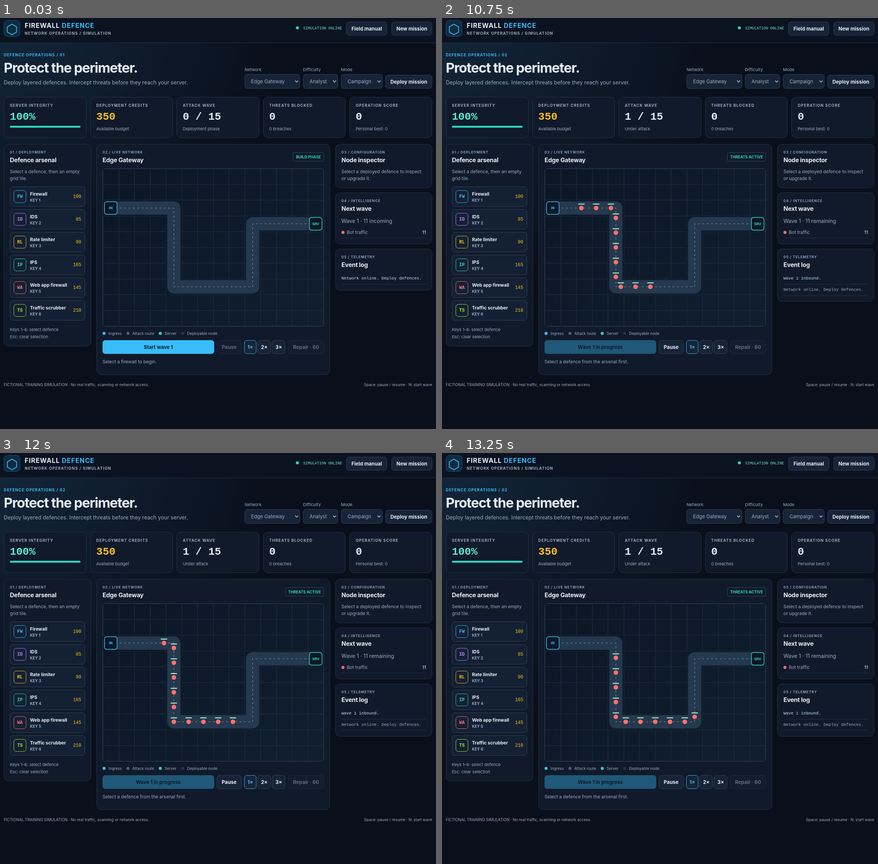
Above: before the commit, frames 1-4 (two rows, left to right).
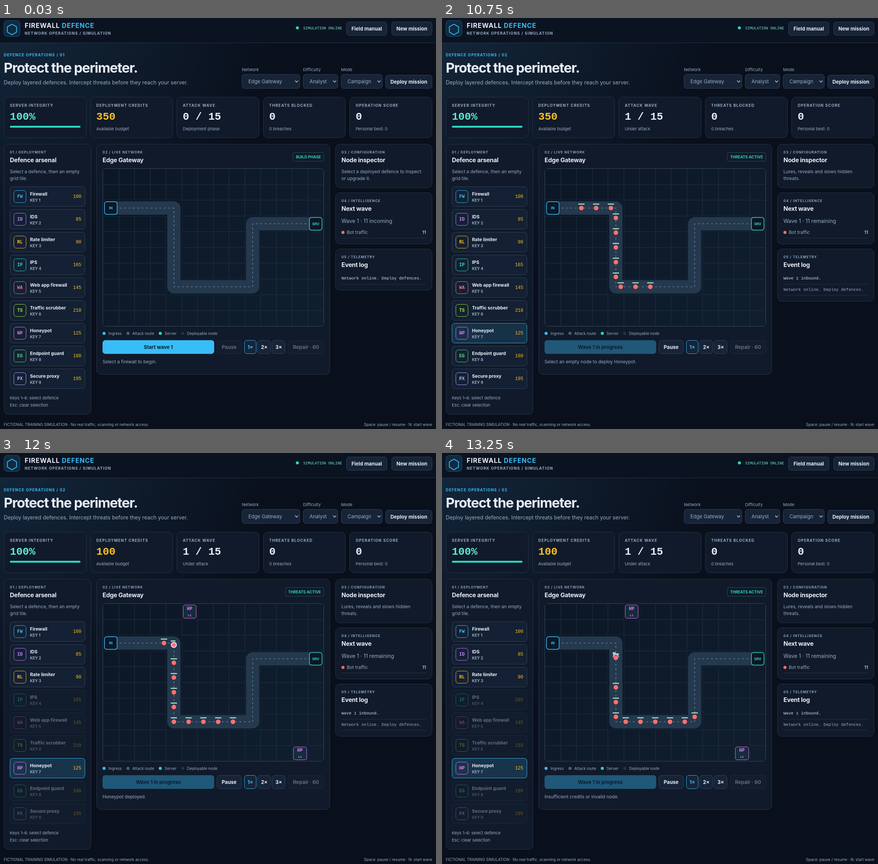
Above: after the commit, the same moments.

Repository: pg-thirion/Firewall-Defence
Game: browser game, page index.html
Two runs of this game, one before a commit and one after it. Both use one fixed random seed, a clock stepped at 60 frames per second and the inputs below. When the page shows a pop-up message, it is drawn as a white box for half a second while everything else waits; a line starting with > is the answer the replay typed.
Inputs (mouse positions are in pixels of both pictures, inside the frame that each line leads up to):
- Up to frame 1 (0.03 s): no input
- Up to frame 2 (10.75 s): click "Start wave 1" at 0.27 s; tap Ctrl every 0.33 s from 1.1 to 10.43 s; click "New mission" at 1.17 s; click "Empty node, column 8, row 7" at 1.67 s; click "Start wave 1" at 1.77 s; click "Empty node, column 14, row 6" at 2.17 s; click "Empty node, column 8, row 4" at 2.67 s; click "Empty node, column 7, row 10" at 3.17 s; click "Empty node, column 7, row 1" at 3.67 s; click "1×" at 4.17 s; click "Empty node, column 3, row 2" at 4.67 s; tap N at 5.02 s; click "Empty node, column 14, row 9" at 5.17 s; click "Empty node, column 7, row 5" at 5.67 s; click "Empty node, column 3, row 7" at 6.17 s; click "Empty node, column 2, row 7" at 6.67 s; click "Empty node, column 12, row 1" at 7.17 s; click "Empty node, column 6, row 5" at 7.67 s; click "Empty node, column 9, row 2" at 8.17 s; click "Empty node, column 14, row 7" at 8.67 s; click "Empty node, column 4, row 8" at 9.17 s; click "Empty node, column 2, row 6" at 9.67 s; click "Empty node, column 11, row 1" at 10.17 s; click (489, 334) at 10.67 s, where only the run after the commit has a clickable "HP Honeypot KEY 7 125"
- Up to frame 3 (12 s): tap Ctrl every 0.33 s from 10.77 to 11.77 s; click "Empty node, column 13, row 10" at 11.17 s; click "Empty node, column 6, row 1" at 11.67 s
- Up to frame 4 (13.25 s): tap Ctrl every 0.33 s from 12.1 to 13.1 s; click "Empty node, column 14, row 1" at 12.17 s; click "Empty node, column 9, row 1" at 12.67 s; click "Empty node, column 13, row 2" at 13.17 s

The runs differ from the first frame. In frame 1, 0.9% of the frame differs, in the area x 0-100%, y 12-100%; in frame 2, 1.7%; in frame 3, 2.1%; in frame 4, 2.1%.

Commit message:
Expand simulation with maps, threats, defences, research, emergency abilities and telemetry

Diff:
--- a/engine.mjs
+++ b/engine.mjs
@@ -3,7 +3,9 @@
  const maps=[
  {name:"Edge Gateway",points:[[0,2],[4,2],[4,7],[9,7],[9,3],[13,3]]},
  {name:"Cloud Perimeter",points:[[0,7],[3,7],[3,1],[7,1],[7,8],[11,8],[11,4],[13,4]]},
- {name:"Data Centre",points:[[0,4],[2,4],[2,8],[6,8],[6,2],[10,2],[10,6],[13,6]]}
+ {name:"Data Centre",points:[[0,4],[2,4],[2,8],[6,8],[6,2],[10,2],[10,6],[13,6]]},
+ {name:"Campus Network",points:[[0,1],[3,1],[3,5],[6,5],[6,1],[10,1],[10,8],[13,8]]},
+ {name:"Industrial Control",points:[[0,8],[2,8],[2,2],[5,2],[5,7],[8,7],[8,3],[11,3],[11,6],[13,6]]}
  ];
  const towers={
  firewall:{name:"Firewall",cost:100,range:2.35,damage:24,interval:.65,color:"#38bdf8",symbol:"FW",description:"Filters common malicious traffic. Strong against bots and scans."},
@@ -11,7 +13,10 @@
  limiter:{name:"Rate limiter",cost:90,range:2.5,damage:9,interval:.55,color:"#fbbf24",symbol:"RL",description:"Slows packet floods and fast threats."},
  ips:{name:"IPS",cost:165,range:2.8,damage:45,interval:.9,color:"#2dd4bf",symbol:"IP",description:"Blocks detected exploits and malware. Can hit stealth threats when marked."},
  waf:{name:"Web app firewall",cost:145,range:2.45,damage:34,interval:.7,color:"#fb7185",symbol:"WA",description:"Specialised protection against application-layer attacks."},
- scrubber:{name:"Traffic scrubber",cost:210,range:2.1,damage:19,interval:.85,color:"#a3e635",symbol:"TS",description:"Area damage against groups of simulated malicious packets."}
+ scrubber:{name:"Traffic scrubber",cost:210,range:2.1,damage:19,interval:.85,color:"#a3e635",symbol:"TS",description:"Area damage against groups of simulated malicious packets."},
+ honeypot:{name:"Honeypot",cost:125,range:2.8,damage:12,interval:.85,color:"#e879f9",symbol:"HP",description:"Lures, reveals and slows hidden threats."},
+ endpoint:{name:"Endpoint guard",cost:180,range:2.3,damage:46,interval:.8,color:"#4ade80",symbol:"EG",description:"Specialises in ransomware and armoured threats."},
+ proxy:{name:"Secure proxy",cost:195,range:3.35,damage:29,interval:.75,color:"#a5b4fc",symbol:"PX",description:"Long-range defence against burst traffic."}
  };
  const threats={
  bot:{name:"Bot traffic",hp:65,speed:1.25,reward:15,impact:5,color:"#f87171"},
@@ -19,28 +24,51 @@
  exploit:{name:"Web exploit",hp:115,speed:1.05,reward:24,impact:9,color:"#fb7185"},
  stealth:{name:"Stealth malware",hp:105,speed:1.35,reward:27,impact:10,color:"#c084fc"},
  scan:{name:"Recon scan",hp:36,speed:2.5,reward:12,impact:3,color:"#60a5fa"},
- boss:{name:"Advanced threat",hp:680,speed:.7,reward:120,impact:30,color:"#f97316"}
+ boss:{name:"Advanced threat",hp:680,speed:.7,reward:120,impact:30,color:"#f97316"},
+ armored:{name:"Armoured payload",hp:170,speed:.95,reward:32,impact:11,color:"#94a3b8"},
+ ransomware:{name:"Ransomware",hp:155,speed:1.15,reward:34,impact:13,color:"#f472b6"},
+ burst:{name:"Burst traffic",hp:75,speed:2.9,reward:19,impact:6,color:"#22d3ee"}
  };
  const difficulty={easy:{cash:420,hp:125,scale:.8},normal:{cash:350,hp:100,scale:1},hard:{cash:300,hp:85,scale:1.25}};
  const pathFor=map=>{const p=[map.points[0]];for(let i=1;i<map.points.length;i++){let [x,y]=p.at(-1),[a,b]=map.points[i];while(x!==a||y!==b){x+=Math.sign(a-x);y+=Math.sign(b-y);p.push([x,y]);}}return p;};
- const stats=t=>{const d=towers[t.type],l=t.level-1;return {...d,range:d.range+l*.23,damage:d.damage*(1+l*.65),interval:d.interval/(1+l*.14)};};
+ const research={power:{name:"Signature research",cost:140,description:"+15% defence damage per level"},coverage:{name:"Sensor calibration",cost:120,description:"+0.2 tiles range per level"},economy:{name:"Threat bounty",cost:150,description:"+10% kill credits per level"}};
+ const abilities={scan:{name:"Network scan",cost:35,cooldown:18,description:"Reveal all active threats for 8 seconds"},pulse:{name:"EMP pulse",cost:65,cooldown:24,description:"Deal 50 damage to all revealed active threats"},freeze:{name:"Traffic freeze",cost:45,cooldown:20,description:"Slow all active threats for 5 seconds"},shield:{name:"Emergency shield",cost:70,cooldown:30,description:"Absorb up to 25 integrity damage"}};
+ const priorities=["first","strong","weak","last","fast"];
+ const stats=(t,s)=>{const d=towers[t.type],l=t.level-1,r=s?.research||{};return {...d,range:d.range+l*.23+(r.coverage||0)*.2,damage:d.damage*(1+l*.65)*(1+(r.power||0)*.15),interval:d.interval/(1+l*.14)};};
  const upgradeCost=t=>Math.round(towers[t.type].cost*(.75+t.level*.4));
  const distance=(x,y,a,b)=>Math.hypot(x-a,y-b);
- function create(map=0,mode="normal",endless=false){if(!Numb …(354 unchanged characters)… line. Deploy defences."],nextId:1,time:0};}
+ function create(map=0,mode="normal",endless=false){if(!Numb …(354 unchanged characters)… line. Deploy defences."],nextId:1,time:0,research:{power:0,coverage:0,economy:0},cooldowns:{scan:0,pulse:0,freeze:0,shield:0},shield:0,abilitiesUsed:0,history:[],byType:{},waveStart:{kills:0,leaks:0,cash:0,time:0,integrity:d.hp},placed:0,upgrades:0,spent:0,earned:0,repairs:0,perfect:0};}
  function log(s,m){s.events.unshift(m);s.events.length=Math.min(s.events.length,30);}
- function place(s,type,x,y){const d=Object.hasOwn(towers,typ …(295 unchanged characters)… 1,spent:d.cost,cooldown:0,target:"first"});return true;}
- function upgrade(s,id){const t=s.towers.find(t=>t.id===id);if(!t||t.level>=3||s.cash<upgradeCost(t)||!["build","wave"].includes(s.phase))return false;const cost=upgradeCost(t);s.cash-=cost;t.spent+=cost;t.level++;return true;}
+ function place(s,type,x,y){const d=Object.hasOwn(towers,typ …(295 unchanged characters)… 1,spent:d.cost,cooldown:0,target:"first",damageDone:0,kills:0});s.placed++;s.spent+=d.cost;return true;}
+ function upgrade(s,id){const t=s.towers.find(t=>t.id===id);if(!t||t.level>=3||s.cash<upgradeCost(t)||!["build","wave"].includes(s.phase))return false;const cost=upgradeCost(t);s.cash-=cost;t.spent+=cost;t.level++;s.upgrades++;s.spent+=cost;return true;}
  function sell(s,id){const i=s.towers.findIndex(t=>t.id===id);if(i<0||!["build","wave"].includes(s.phase))return false;s.cash+=Math.floor(s.towers[i].spent*.65);s.towers.splice(i,1);return true;}
- function wavePlan(w){const list=[];for(let i=0;i<Math.min(1 …(98 unchanged characters)… 2)k="stealth";if(w>=6&&i%5===3)k="scan";list.push(k);}if(w%5===0)list.push("boss");return list;}
- function start(s){if(s.phase!=="build")return false;s.wave++;s.phase="wave";s.queue=wavePlan(s.wave);s.spawnIn=0;log(s,"Wave "+s.wave+" inbound.");return true;}
+ function wavePlan(w){const list=[];for(let i=0;i<Math.min(1 …(98 unchanged characters)… 2)k="stealth";if(w>=6&&i%5===3)k="scan";if(w>=7&&i%9===4)k="armored";if(w>=9&&i%11===5)k="ransomware";if(w>=11&&i%8===6)k="burst";list.push(k);}if(w%5===0)list.push("boss");return list;}
+ function start(s){if(s.phase!=="build")return false;s.wave++;s.phase="wave";s.queue=wavePlan(s.wave);s.spawnIn=0;s.waveStart={kills:s.kills,leaks:s.leaks,cash:s.cash,time:s.time,integrity:s.integrity};log(s,"Wave "+s.wave+" inbound.");return true;}
  function spawn(s,type){const d=threats[type],hp=d.hp*(1+(s.wave-1)*.14)*difficulty[s.mode].scale;const [x,y]=s.path[0];s.enemies.push({id:s.nextId++,type,hp,maxHp:hp,progress:0,x,y,slow:0,mark:0});}
- function hit(s,t,e,d){if(t.type==="ids"){e.mark=Math.max(e.mark,3+t.level);return;}let damage=d.damage;if(t.type==="firewall"&&["bot","scan"].includes(e.type))damage*=1.45;if(t.type==="waf"&&e.type==="exploit")damage*=2.2;if(t.type==="ips"&&["stealth","exploit","boss"].includes(e.type))damage*=1.35;if(t.type==="limiter"){e.slow=Math.max(e.slow,1.2+t.level*.4);if(e.type==="flood")damage*=1.6;}if(e.mark>0)damage*=1.4;e.hp-=damage;}
- function step(s,dt){if(s.phase!=="wave"||!Number.isFinite(dt)||dt<=0)return;dt=Math.min(dt,.1);s.time+=dt;s.shots=s.shots.filter(a=>(a.ttl-=dt)>0) …(114 unchanged characters)…
+ function hit(s,t,e,d){if(t.type==="ids"){e.mark=Math.max(e.mark,3+t.level);return;}let damage=d.damage;if(t.type==="honeypot"){e.mark=Math.max(e.mark,4+t.level);e.slow=Math.max(e.slow,2);}if(t.type==="endpoint"&&["armored","ransomware"].includes(e.type))damage*=1.9;if(t.type==="proxy"&&["burst","flood"].includes(e.type))damage*=1.8;if(e.type==="armored"&&t.type!=="endpoint")damage*=.72;if(t.type==="firewall"&&["bot","scan"].includes(e.type))damage*=1.45;if(t.type==="waf"&&e.type==="exploit")damage*=2.2;if(t.type==="ips"&&["stealth","exploit","boss"].includes(e.type))damage*=1.35;if(t.type==="limiter"){e.slow=Math.max(e.slow,1.2+t.level*.4);if(e.type==="flood")damage*=1.6;}if(e.mark>0)damage*=1.4;const dealt=Math.min(Math.max(0,e.hp),damage);e.hp-=damage;t.damageDone+=dealt;if(e.hp<=0)t.kills++;}
+ function step(s,dt){if(s.phase!=="wave"||!Number.isFinite(dt)||dt<=0)return;dt=Math.min(dt,.1);s.time+=dt;for(const k of Object.keys(s.cooldowns))s.cooldowns[k]=Math.max(0,s.cooldowns[k]-dt);s.shots=s.shots.filter(a=>(a.ttl-=dt)>0) …(114 unchanged characters)…
  for(const e of s.enemies){e.mark=Math.max(0,e.mark-dt);e.slow=Math.max(0,e.slow-dt);e.progress+=threats[e.type].speed* …(198 unchanged characters)…
- for(const t of s.towers){t.cooldown-=dt;if(t.cooldown>0)continue;const d=stats(t),eligible=s.enemies.filter(e=>e.hp>0&&e.progress<s.path.length-1&&distance(t.x,t.y,e.x,e.y)<=d.range&&(e.type!=="stealth"||e.mark>0||t.type==="ids"));if(!eligible.length)continue;eligible.sort((a,b)=>t.type==="ids"?a.mark-b.mark||b.progress-a.progress:t.target==="strong"?b.hp-a.hp:t.target==="weak"?a.hp-b.hp:b.progress-a.progress);const e=eligible …(204 unchanged characters)…
- s.enemies=s.enemies.filter(e=>{const d=threats[e.type];if(e.hp<=0){s.cash+=d.reward;s.score+=d.reward*10;s.kills++;return false;}if(e.progress>=s.path.length-1){s.integrity=Math.max(0,s.integrity-d.impact);s.leaks++;log(s,d.name+" reached server: -"+d.impact+" integrity.");return false;}return true;});
- if(s.integrity<=0){s.phase="lost";log(s,"Server compromised.");return;}if(!s.queue.length&&!s.enemies.length){s.cash+=65+s.wave*8;s.score+=s.wave*100;s.phase=s.wave>=15&&!s.endless?"won":"b …(98 unchanged characters)…
- function repair(s){if(s.phase!=="build"||s.cash<60||s.integrity>=s.maxIntegrity)return false;s.cash-=60;s.integrity=Math.min(s.maxIntegrity,s.integrity+20);return true;}
- return {COLS,ROWS,maps,towers,threats,difficulty,stats,upgradeCost,create,place,upgrade,sell,start,step,repair,wavePlan};
+ for(const t of s.towers){t.cooldown-=dt;if(t.cooldown>0)continue;const d=stats(t,s),eligible=s.enemies.filter(e=>e.hp>0&&e.progress<s.path.length-1&&distance(t.x,t.y,e.x,e.y)<=d.range&&(e.type!=="stealth"||e.mark>0||t.type==="ids"||t.type==="honeypot"));if(!eligible.length)continue;eligible.sort((a,b)=>t.type==="ids"?a.mark-b.mark||b.progress-a.progress:t.target==="strong"?b.hp-a.hp:t.target==="weak"?a.hp-b.hp:t.target==="last"?a.progress-b.progress:t.target==="fast"?threats[b.type].speed-threats[a.type].speed:b.progress-a.progress);const e=eligible …(204 unchanged characters)…
+ s.enemies=s.enemies.filter(e=>{const d=threats[e.type];if(e.hp<=0){const reward=Math.round(d.reward*(1+s.research.economy*.1));s.cash+=reward;s.earned+=reward;s.score+=d.reward*10;s.kills++;s.byType[e.type]=(s.byType[e.type]||0)+1;return false;}if(e.progress>=s.path.length-1){const absorbed=Math.min(s.shield,d.impact);s.shield-=absorbed;const damage=d.impact-absorbed;s.integrity=Math.max(0,s.integrity-damage);s.leaks++;log(s,d.name+" reached server: -"+damage+" integrity.");return false;}return true;});
+ if(s.integrity<=0){s.phase="lost";report(s);log(s,"Server compromised.");return;}if(!s.queue.length&&!s.enemies.length){s.cash+=65+s.wave*8;s.earned+=65+s.wave*8;s.score+=s.wave*100;report(s);s.phase=s.wave>=15&&!s.endless?"won":"b …(98 unchanged characters)…
+ function repair(s){if(s.phase!=="build"||s.cash<60||s.integrity>=s.maxIntegrity)return false;s.cash-=60;s.spent+=60;s.repairs++;s.integrity=Math.min(s.maxIntegrity,s.integrity+20);return true;}
+ function report(s){const a=s.waveStart,r={wave:s.wave,kills:s.kills-a.kills,leaks:s.leaks-a.leaks,seconds:Math.round(s.time-a.time),integrity:s.integrity,credits:s.cash-a.cash};if(r.leaks===0&&s.integrity>0)s.perfect++;s.history.push(r);if(s.history.length>100)s.history.shift();}
+ function researchCost(s,key){return Object.hasOwn(research,key)?Math.round(research[key].cost*(1+s.research[key]*.65)):Infinity;}
+ function invest(s,key){if(s.phase!=="build"||!Object.hasOwn(research,key)||s.research[key]>=3)return false;const cost=researchCost(s,key);if(s.cash<cost)return false;s.cash-=cost;s.spent+=cost;s.research[key]++;log(s,research[key].name+" upgraded.");return true;}
+ function activate(s,key){if(s.phase!=="wave"||!Object.hasOwn(abilities,key)||s.cooldowns[key]>0||s.cash<abilities[key].cost)return false;const d=abilities[key];if(key!=="shield"&&!s.enemies.length)return false;if(key==="shield"&&s.shield>=25)return false;s.cash-=d.cost;s.spent+=d.cost;s.cooldowns[key]=d.cooldown;s.abilitiesUsed++;if(key==="scan")for(const e of s.enemies)e.mark=Math.max(e.mark,8);if(key==="pulse")for(const e of s.enemies)if(e.type!=="stealth"||e.mark>0)e.hp-=50;if(key==="freeze")for(const e of s.enemies)e.slow=Math.max(e.slow,5);if(key==="shield")s.shield=Math.min(25,s.shield+25);log(s,d.name+" activated.");return true;}
+ function priority(s,id,key){const t=s.towers.find(t=>t.id===id);if(!t||!priorities.includes(key)||!["build","wave"].includes(s.phase)||t.type==="ids")return false;t.target=key;return true;}
+ const achievements=[
+ {id:"first",name:"First line of defence",description:"Block a threat",check:s=>s.kills>=1},
+ {id:"hundred",name:"Centurion",description:"Block 100 threats",check:s=>s.kills>=100},
+ {id:"perfect",name:"Clean perimeter",description:"Clear 5 waves without a breach",check:s=>s.perfect>=5},
+ {id:"layered",name:"Defence in depth",description:"Deploy 6 different controls simultaneously",check:s=>new Set(s.towers.map(t=>t.type)).size>=6},
+ {id:"engineer",name:"Security engineer",description:"Upgrade 5 defences",check:s=>s.upgrades>=5},
+ {id:"research",name:"Research specialist",description:"Maximise one research track",check:s=>Object.values(s.research).includes(3)},
+ {id:"response",name:"Incident responder",description:"Use 5 emergency controls",check:s=>s.abilitiesUsed>=5},
+ {id:"victory",name:"Network secured",description:"Complete a campaign",check:s=>s.phase==="won"}
+ ];
+ function unlocked(s){return achievements.filter(a=>a.check(s)).map(a=>a.id);}
+ function progress(s){return s.phase==="wave"?{done:Math.max(0,wavePlan(s.wave).length-s.queue.length-s.enemies.length),total:wavePlan(s.wave).length}: {done:0,total:0};}
+ return {COLS,ROWS,maps,towers,threats,difficulty,research,abilities,priorities,achievements,stats,upgradeCost,create,place,upgrade,sell,start,step,repair,wavePlan,invest,researchCost,activate,priority,unlocked,progress};
 };
 export const E = engine();
